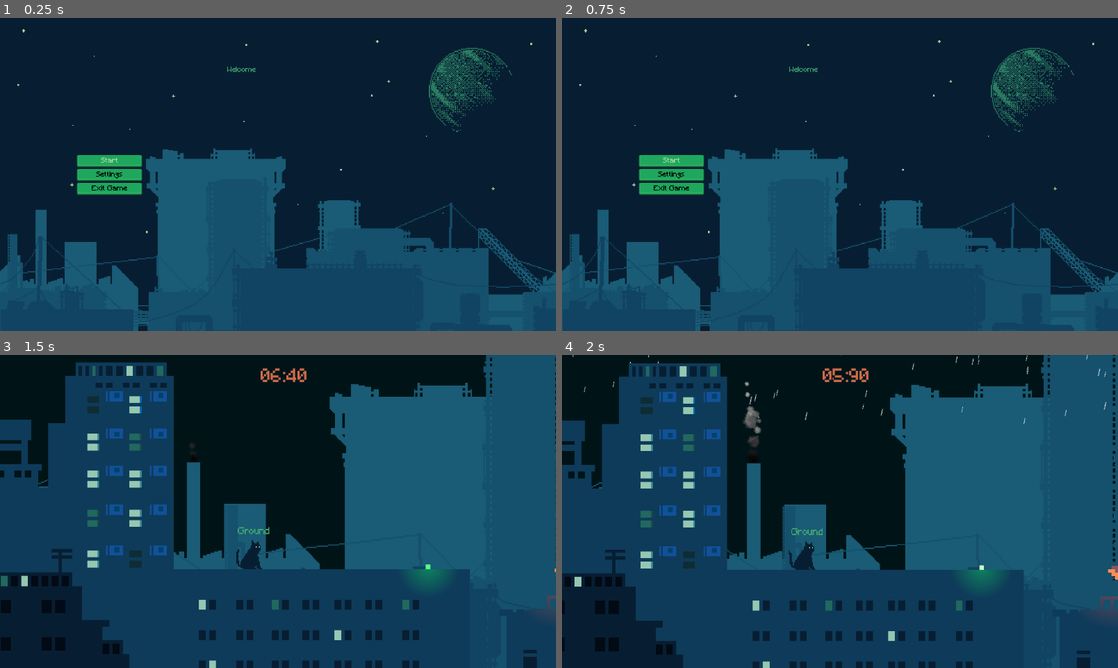
Above: before the commit, frames 1-4 (two rows, left to right).
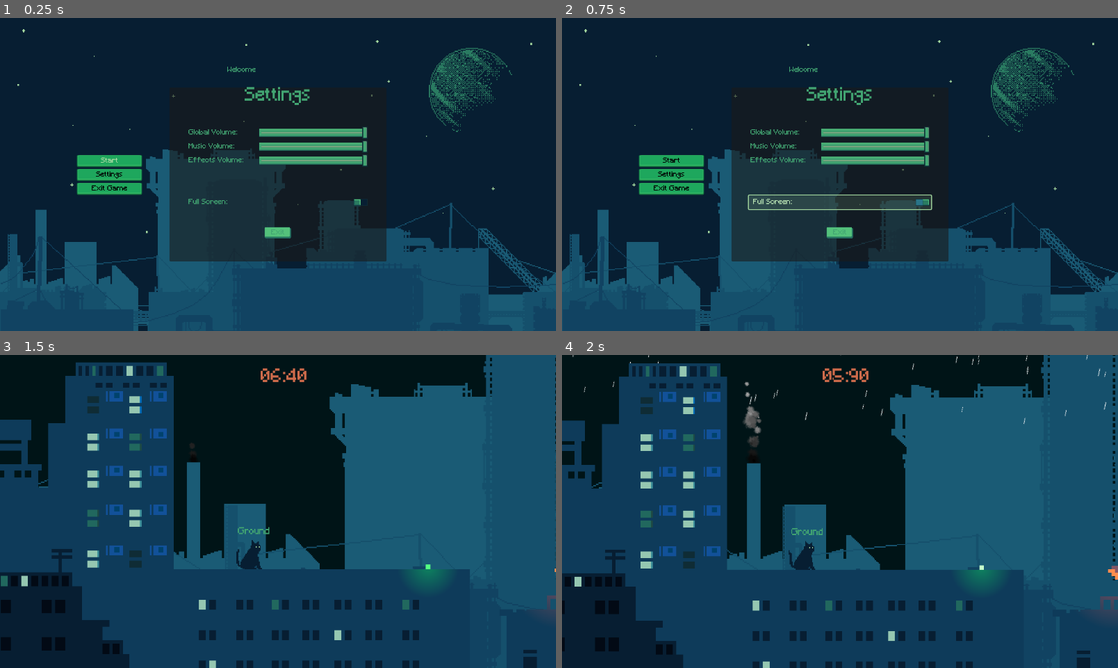
Above: after the commit, the same moments.

Repository: DEVizzent/mermelada-jam-2023
Game: Godot game, scene res://Inicio/StartMenu.tscn
The game is run twice, just before and just after one commit, with the same random seed, the same clock (stepped at 60 frames per second) and the same inputs.
Inputs (mouse positions are in pixels of both pictures, inside the frame that each line leads up to):
- Up to frame 1 (0.25 s): no input
- Up to frame 2 (0.75 s): click (840, 202) at 0.5 s, where only the run after the commit has a clickable "Full Screen:"
- Up to frame 3 (1.5 s): click "Start" at 1.25 s
- Up to frame 4 (2 s): no input

The runs differ from the first frame. In frame 1, 11% of the frame differs, in the area x 30-70%, y 22-78%; in frame 2, 11%, in the area x 18-70%, y 22-78%; in frame 3, nothing differs; in frame 4, nothing differs.

Commit message:
Improve UX in the menu settings

Diff:
--- /dev/null
+++ b/Settings/ButtonTheme.tres
@@ -0,0 +1,28 @@
+[gd_resource type="Theme" load_steps=7 format=3 uid="uid://cjtm05baiqrbl"]
+
+[ext_resource type="Texture2D" uid="uid://d16shhgqggmc2" path="res://Settings/Theme/UnpressedButton.png" id="1_qymm5"]
+[ext_resource type="Texture2D" uid="uid://coq8oxuaj67tg" path="res://Settings/Theme/PressedButton.png" id="2_uhi2a"]
+
+[sub_resource type="StyleBoxEmpty" id="StyleBoxEmpty_s3gl5"]
+
+[sub_resource type="StyleBoxEmpty" id="StyleBoxEmpty_6y2kf"]
+
+[sub_resource type="StyleBoxTexture" id="StyleBoxTexture_rh0mv"]
+texture = ExtResource("1_qymm5")
+expand_margin_left = 15.0
+expand_margin_top = 5.0
+expand_margin_right = 15.0
+expand_margin_bottom = 5.0
+
+[sub_resource type="StyleBoxTexture" id="StyleBoxTexture_rw0a2"]
+texture = ExtResource("2_uhi2a")
+expand_margin_left = 15.0
+expand_margin_top = 5.0
+expand_margin_right = 15.0
+expand_margin_bottom = 5.0
+
+[resource]
+Button/styles/focus = SubResource("StyleBoxEmpty_s3gl5")
+Button/styles/hover = SubResource("StyleBoxEmpty_6y2kf")
+Button/styles/normal = SubResource("StyleBoxTexture_rh0mv")
+Button/styles/pressed = SubResource("StyleBoxTexture_rw0a2")
--- a/Settings/Settings.tscn
+++ b/Settings/Settings.tscn
@@ -1,13 +1,13 @@
-[gd_scene load_steps=5 format=3 uid="uid://cl4ayh8478a6v"]
+[gd_scene load_steps=6 format=3 uid="uid://cl4ayh8478a6v"]
 
 [ext_resource type="Script" path="res://Settings/SettingsMenu.gd" id="1_bvmxg"]
 [ext_resource type="Script" path="res://Settings/AudioSlider.gd" id="1_xbsvi"]
 [ext_resource type="Script" path="res://Settings/EffectAudioSlider.gd" id="3_j8rcg"]
 [ext_resource type="Script" path="res://Settings/FullScreenToggle.gd" id="4_nwjrl"]
+[ext_resource type="Theme" uid="uid://cjtm05baiqrbl" path="res://Settings/ButtonTheme.tres" id="5_8qox8"]
 
 [node name="Settings" type="CanvasLayer"]
 process_mode = 3
-visible = false
 script = ExtResource("1_bvmxg")
 
 [node name="Panel" type="Panel" parent="."]
@@ -92,17 +92,18 @@
 [node name="Space2" type="Label" parent="Panel/CenterContainer/VBoxContainer/GridContainer"]
 layout_mode = 2
 
-[node name="FullScreen" type="Label" parent="Panel/CenterContainer/VBoxContainer/GridContainer"]
+[node name="FullScreenToggle" type="CheckButton" parent="Panel/CenterContainer/VBoxContainer"]
 layout_mode = 2
-text = "Full Screen:"
-
-[node name="FullScreenToggle" type="CheckButton" parent="Panel/CenterContainer/VBoxContainer/GridContainer"]
-layout_mode = 2
+text = "Full Screen: "
 script = ExtResource("4_nwjrl")
 
-[node name="Button" type="Button" parent="Panel/CenterContainer/VBoxContainer"]
+[node name="CenterContainer" type="CenterContainer" parent="Panel/CenterContainer/VBoxContainer"]
 layout_mode = 2
+
+[node name="Button" type="Button" parent="Panel/CenterContainer/VBoxContainer/CenterContainer"]
+layout_mode = 2
+theme = ExtResource("5_8qox8")
 text = "Exit"
 
-[connection signal="toggled" from="Panel/CenterContainer/VBoxContainer/GridContainer/FullScreenToggle" to="Panel/CenterContainer/VBoxContainer/GridContainer/FullScreenToggle" method="_on_toggled"]
-[connection signal="pressed" from="Panel/CenterContainer/VBoxContainer/Button" to="." method="toggleMenu"]
+[connection signal="toggled" from="Panel/CenterContainer/VBoxContainer/FullScreenToggle" to="Panel/CenterContainer/VBoxContainer/FullScreenToggle" method="_on_toggled"]
+[connection signal="pressed" from="Panel/CenterContainer/VBoxContainer/CenterContainer/Button" to="." method="toggleMenu"]
--- a/Settings/SettingsMenu.gd
+++ b/Settings/SettingsMenu.gd
@@ -10,6 +10,6 @@
 	visible = !visible
 	get_tree().paused = visible
 	if visible:
-		$Panel/CenterContainer/VBoxContainer/Button.grab_focus()
+		$Panel/CenterContainer/VBoxContainer/CenterContainer/Button.grab_focus()
 		return
 	emit_signal("settingsClosed")
--- /dev/null
+++ b/Settings/Theme/ButtonPressedStyle.tres
@@ -0,0 +1,8 @@
+[gd_resource type="StyleBoxTexture" load_steps=2 format=3 uid="uid://bce5lo3h5o0d1"]
+
+[ext_resource type="Texture2D" uid="uid://coq8oxuaj67tg" path="res://Settings/Theme/PressedButton.png" id="1_xacyr"]
+
+[resource]
+texture = ExtResource("1_xacyr")
+texture_margin_right = 3.0
+texture_margin_bottom = 4.0
--- /dev/null
+++ b/Settings/Theme/ButtonStyle.tres
@@ -0,0 +1,10 @@
+[gd_resource type="StyleBoxTexture" load_steps=2 format=3 uid="uid://cgarjpiiolr2n"]
+
+[ext_resource type="Texture2D" uid="uid://d16shhgqggmc2" path="res://Settings/Theme/UnpressedButton.png" id="1_p0adj"]
+
+[resource]
+texture = ExtResource("1_p0adj")
+texture_margin_left = 2.0
+texture_margin_top = 2.0
+texture_margin_right = 4.0
+texture_margin_bottom = 5.0
--- a/Settings/Theme/theme.tres
+++ b/Settings/Theme/theme.tres
@@ -1,75 +1,63 @@
-[gd_resource type="Theme" load_steps=7 format=3 uid="uid://c2auykfrw40nd"]
+[gd_resource type="Theme" load_steps=14 format=3 uid="uid://c2auykfrw40nd"]
 
 [ext_resource type="FontFile" uid="uid://badjneoj5u7ht" path="res://Settings/Theme/Minecraft.ttf" id="1_0f5jn"]
+[ext_resource type="Texture2D" uid="uid://dkjfwjm4dloei" path="res://Settings/Theme/SliderGrabber.png" id="1_ggi3t"]
+[ext_resource type="Texture2D" uid="uid://d08r8nqn1jl3q" path="res://Settings/Theme/Checked.png" id="1_gu0k7"]
+[ext_resource type="Texture2D" uid="uid://cx2j5et0lbvym" path="res://Settings/Theme/SliderValue.png" id="1_k0cpc"]
+[ext_resource type="Texture2D" uid="uid://bo2mf5tk6vrbl" path="res://Settings/Theme/SliderContainer.png" id="1_sk4pg"]
+[ext_resource type="Texture2D" uid="uid://bwaho28g2y6t4" path="res://Settings/Theme/SliderGrabberHighlight.png" id="2_j4wt4"]
+[ext_resource type="Texture2D" uid="uid://b8vnunis0fodn" path="res://Settings/Theme/Unchecked.png" id="2_q3pth"]
 
-[sub_resource type="StyleBoxFlat" id="StyleBoxFlat_1au6d"]
-content_margin_left = 4.0
-content_margin_top = 4.0
-content_margin_right = 4.0
-content_margin_bottom = 4.0
-bg_color = Color(0.1, 0.1, 0.1, 0.3)
+[sub_resource type="StyleBoxFlat" id="StyleBoxFlat_v6mdd"]
+bg_color = Color(0.560784, 0.317647, 0.32549, 0.403922)
+
+[sub_resource type="StyleBoxFlat" id="StyleBoxFlat_qwt20"]
+bg_color = Color(0.647059, 0.85098, 0.627451, 0.137255)
+border_width_left = 2
+border_width_top = 2
+border_width_right = 2
+border_width_bottom = 2
+border_color = Color(0.647059, 0.85098, 0.627451, 1)
 corner_radius_top_left = 3
 corner_radius_top_right = 3
 corner_radius_bottom_right = 3
 corner_radius_bottom_left = 3
-corner_detail = 5
+expand_margin_left = 6.0
+expand_margin_top = 6.0
+expand_margin_right = 6.0
+expand_margin_bottom = 6.0
 
-[sub_resource type="StyleBoxFlat" id="StyleBoxFlat_ibmlf"]
-content_margin_left = 4.0
-content_margin_top = 4.0
-content_margin_right = 4.0
-content_margin_bottom = 4.0
-bg_color = Color(1, 1, 1, 0.75)
-draw_center = false
+[sub_resource type="StyleBoxFlat" id="StyleBoxFlat_41tia"]
+bg_color = Color(0.647059, 0.85098, 0.627451, 0.137255)
 border_width_left = 2
 border_width_top = 2
 border_width_right = 2
 border_width_bottom = 2
+border_color = Color(0.647059, 0.85098, 0.627451, 1)
 corner_radius_top_left = 3
 corner_radius_top_right = 3
 corner_radius_bottom_right = 3
 corner_radius_bottom_left = 3
-corner_detail = 5
 expand_margin_left = 2.0
 expand_margin_top = 2.0
 expand_margin_right = 2.0
 expand_margin_bottom = 2.0
 
-[sub_resource type="StyleBoxFlat" id="StyleBoxFlat_lcmtq"]
-content_margin_left = 4.0
-content_margin_top = 4.0
-content_margin_right = 4.0
-content_margin_bottom = 4.0
-bg_color = Color(0.225, 0.225, 0.225, 0.6)
-corner_radius_top_left = 3
-corner_radius_top_right = 3
-corner_radius_bottom_right = 3
-corner_radius_bottom_left = 3
-corner_detail = 5
+[sub_resource type="StyleBoxEmpty" id="StyleBoxEmpty_oysi8"]
 
-[sub_resource type="StyleBoxFlat" id="StyleBoxFlat_rw4yo"]
-content_margin_left = 4.0
-content_margin_top = 4.0
-content_margin_right = 4.0
-content_margin_bottom = 4.0
-bg_color = Color(0.1, 0.1, 0.1, 0.6)
-corner_radius_top_left = 3
-corner_radius_top_right = 3
-corner_radius_bottom_right = 3
-corner_radius_bottom_left = 3
-corner_detail = 5
+[sub_resource type="StyleBoxTexture" id="StyleBoxTexture_7bkr4"]
+texture = ExtResource("1_k0cpc")
+texture_margin_left = 2.0
+texture_margin_right = 2.0
+expand_margin_top = 2.0
+expand_margin_bottom = 2.0
 
-[sub_resource type="StyleBoxFlat" id="StyleBoxFlat_jphxl"]
-content_margin_left = 4.0
-content_margin_top = 4.0
-content_margin_right = 4.0
-content_margin_bottom = 4.0
-bg_color = Color(0, 0, 0, 0.6)
-corner_radius_top_left = 3
-corner_radius_top_right = 3
-corner_radius_bottom_right = 3
-corner_radius_bottom_left = 3
-corner_detail = 5
+[sub_resource type="StyleBoxTexture" id="StyleBoxTexture_0ne4v"]
+texture = ExtResource("1_sk4pg")
+texture_margin_left = 8.0
+texture_margin_top = 10.0
+texture_margin_right = 8.0
+texture_margin_bottom = 10.0
 
 [resource]
 default_font = ExtResource("1_0f5jn")
@@ -77,9 +65,9 @@
 Button/colors/font_disabled_color = Color(0.875, 0.875, 0.875, 0.5)
 Button/colors/font_focus_color = Color(0.647059, 0.85098, 0.627451, 1)
 Button/colors/font_hover_color = Color(0.647059, 0.85098, 0.627451, 1)
-Button/colors/font_hover_pressed_color = Color(1, 1, 1, 1)
+Button/colors/font_hover_pressed_color = Color(0.729412, 0.898039, 0.709804, 1)
 Button/colors/font_outline_color = Color(1, 1, 1, 1)
-Button/colors/font_pressed_color = Color(1, 1, 1, 1)
+Button/colors/font_pressed_color = Color(0.729412, 0.898039, 0.709804, 1)
 Button/colors/icon_disabled_color = Color(1, 1, 1, 0.4)
 Button/colors/icon_focus_color = Color(1, 1, 1, 1)
 Button/colors/icon_hover_color = Color(1, 1, 1, 1)
@@ -90,10 +78,17 @@
 Button/constants/icon_max_width = 0
 Button/constants/outline_size = 0
 Button/font_sizes/font_size = 16
-Button/styles/disabled = SubResource("StyleBoxFlat_1au6d")
-Button/styles/focus = SubResource("StyleBoxFlat_ibmlf")
-Button/styles/hover = SubResource("StyleBoxFlat_lcmtq")
-Button/styles/normal = SubResource("StyleBoxFlat_rw4yo")
-Button/styles/pressed = SubResource("StyleBoxFlat_jphxl")
+Button/styles/disabled = SubResource("StyleBoxFlat_v6mdd")
+Button/styles/focus = SubResource("StyleBoxFlat_qwt20")
+Button/styles/hover = SubResource("StyleBoxFlat_41tia")
+Button/styles/normal = SubResource("StyleBoxEmpty_oysi8")
+Button/styles/pressed = null
+CheckButton/icons/checked = ExtResource("1_gu0k7")
+CheckButton/icons/unchecked = ExtResource("2_q3pth")
+HSlider/icons/grabber = ExtResource("1_ggi3t")
+HSlider/icons/grabber_highlight = ExtResource("2_j4wt4")
+HSlider/styles/grabber_area = SubResource("StyleBoxTexture_7bkr4")
+HSlider/styles/grabber_area_highlight = SubResource("StyleBoxTexture_7bkr4")
+HSlider/styles/slider = SubResource("StyleBoxTexture_0ne4v")
 Label/colors/font_color = Color(0.258824, 0.647059, 0.447059, 1)
 Label/colors/font_outline_color = Color(0.258824, 0.647059, 0.447059, 1)
Binary file added: Settings/Theme/Button.png
Not shown, added: Settings/Theme/Button.png.import
Binary file added: Settings/Theme/Checked.png
Not shown, added: Settings/Theme/Checked.png.import
Binary file added: Settings/Theme/PressedButton.png
Not shown, added: Settings/Theme/PressedButton.png.import
Binary file added: Settings/Theme/SliderContainer.png
Not shown, added: Settings/Theme/SliderContainer.png.import
Binary file added: Settings/Theme/SliderGrabber.png
Not shown, added: Settings/Theme/SliderGrabber.png.import
Binary file added: Settings/Theme/SliderGrabberHighlight.png
Not shown, added: Settings/Theme/SliderGrabberHighlight.png.import
(and 6 more such lines)
